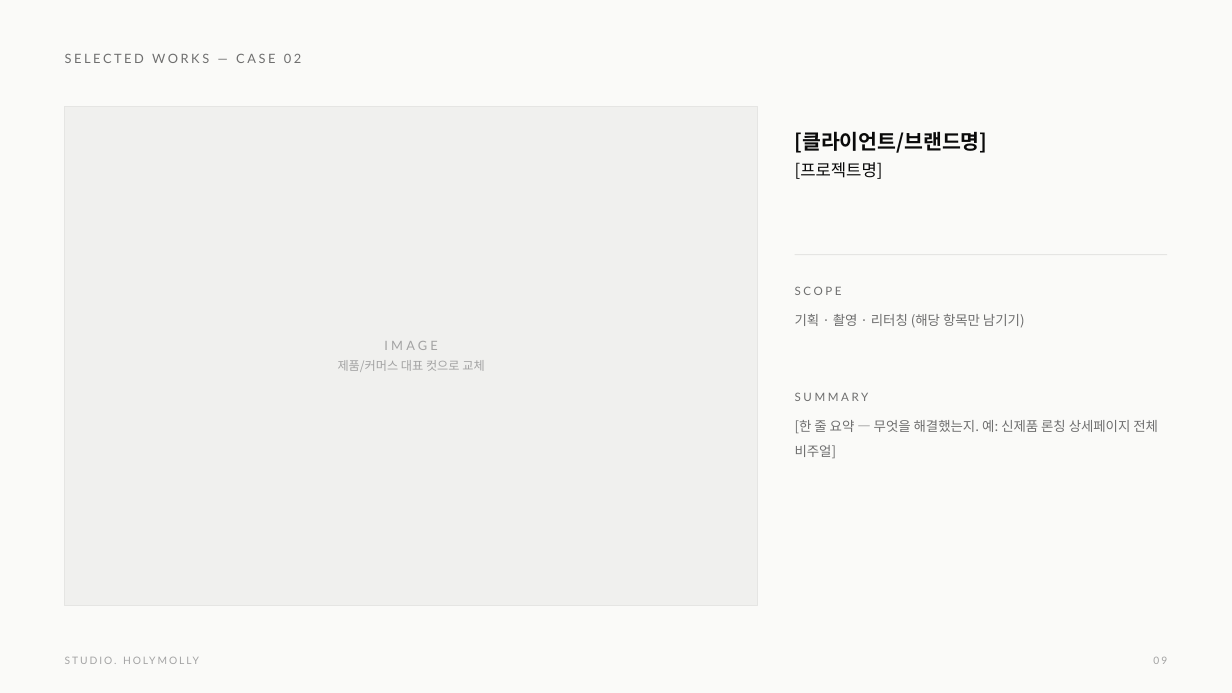
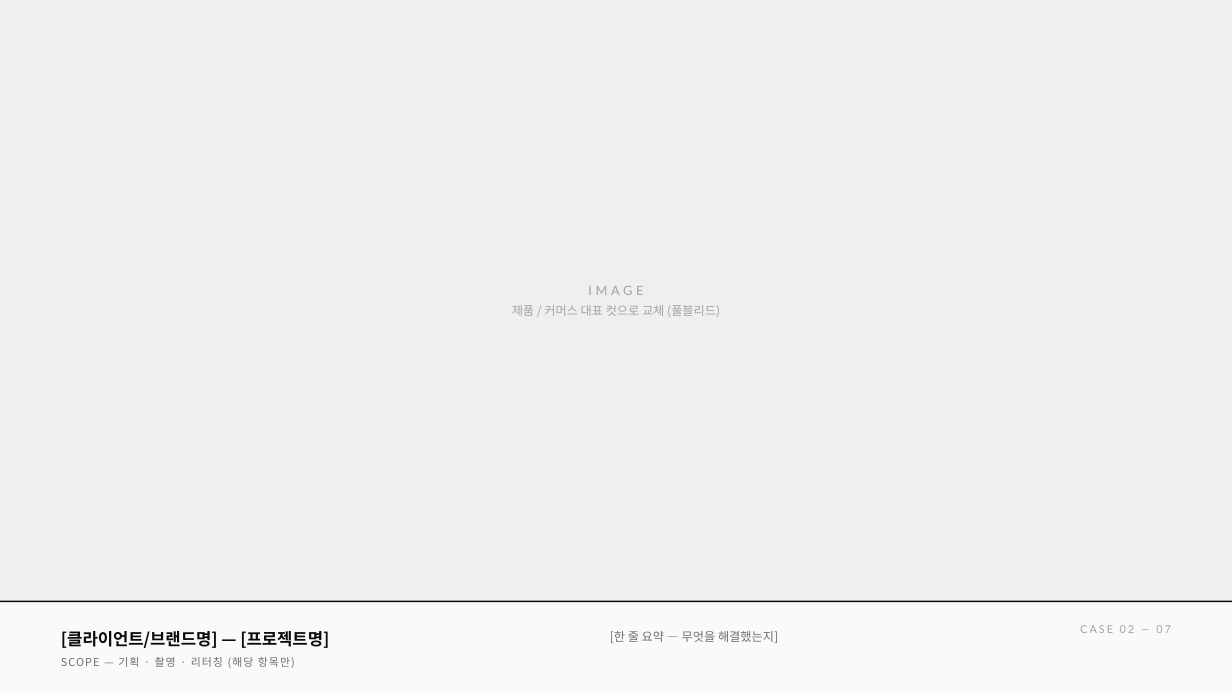
Before and after one commit to studioholymolly/-, a slide deck: slide 7 of docs/company-profile/STUDIO-HOLYMOLLY_Profile_2026.pptx (slide 9 before the commit). Drawn at 1232x693 pixels with LibreOffice and Linux fonts; fonts in the diff are those of the drawing. Boxes give left, top, right and bottom in pixels: in the first picture for what was removed or moved away, otherwise in the second. Text is boxed around its words. In the diff, an @@ line names an element or a change of style, - is before the commit and + after.

```diff
--- a/docs/company-profile/STUDIO-HOLYMOLLY_Profile_2026.pptx
+++ b/docs/company-profile/STUDIO-HOLYMOLLY_Profile_2026.pptx
@@ text "IMAGE": place and size @@
-text "IMAGE" at (338, 341, 484, 372)
+text "IMAGE" at (512, 286, 720, 317)
@@ rectangle added at (0, 0, 1232, 601), fill #EFEFED @@
@@ text removed at (65, 54, 301, 63) @@
-SELECTED WORKS — CASE 02
@@ rectangle removed at (65, 106, 758, 605) @@
@@ text at (588, 286, 643, 295): letter spacing 2.5 to 2.8 pt in "IMAGE" @@
@@ text at (512, 305, 720, 317): text changed @@
-제품/커머스 대표 컷으로 교체
+제품 / 커머스 대표 컷으로 교체 (풀블리드)
@@ rectangle added at (0, 601, 1232, 693), fill #FAFAF8 @@
@@ rectangle added at (0, 601, 1232, 603), fill #0A0A0A @@
@@ text added at (1080, 625, 1171, 633), 8.5 pt, text #A3A3A3 @@
+CASE 02 — 07
@@ text at (61, 631, 329, 668): text changed; size 16 to 8.5 pt; text colour #0A0A0A to #6F6F6F; bold off @@
-[클라이언트/브랜드명]
-[프로젝트명]
+[클라이언트/브랜드명] — [프로젝트명]
+SCOPE — 기획 · 촬영 · 리터칭 (해당 항목만)
@@ text removed at (65, 654, 434, 682) @@
-STUDIO. HOLYMOLLY
@@ text at (610, 631, 778, 643): text changed; size 10.5 to 9.5 pt @@
-SCOPE
-기획 · 촬영 · 리터칭 (해당 항목만 남기기)
-SUMMARY
-[한 줄 요약 — 무엇을 해결했는지. 예: 신제품 론칭 상세페이지 전체 비주얼]
+[한 줄 요약 — 무엇을 해결했는지]
@@ text removed at (1153, 657, 1167, 664) @@
-09
```
Also in this commit, not shown: 11 other slides changed, 2 slides added, 3 slides removed, 1 other file.
